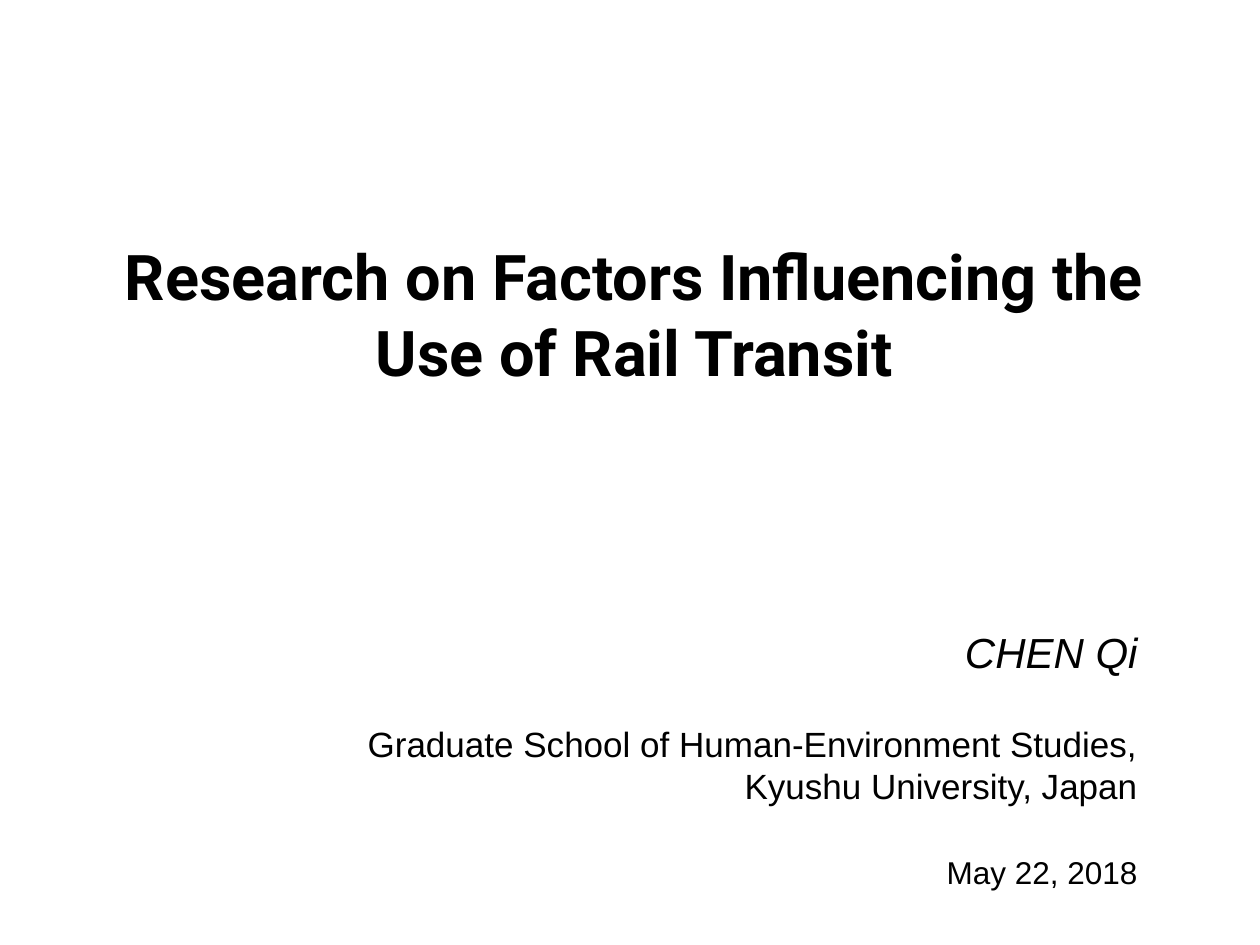
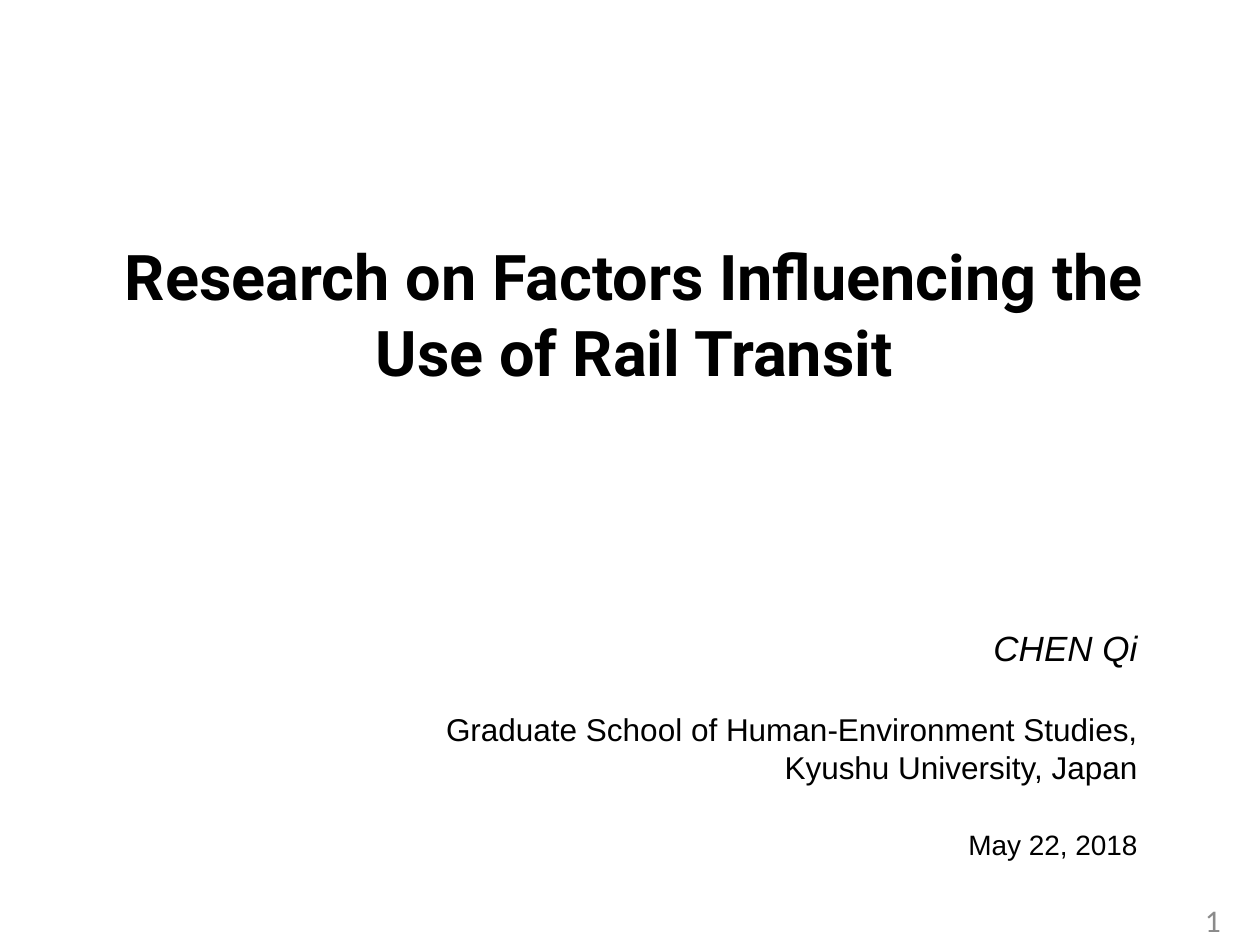
Before and after one commit to 7bder/Thesis, a slide deck: slide 1 of presentation/dissertation.pptx. Drawn at 1260x945 pixels with LibreOffice and Linux fonts; fonts in the diff are those of the drawing. Boxes give left, top, right and bottom in pixels: in the first picture for what was removed or moved away, otherwise in the second. Text is boxed around its words. In the diff, an @@ line names an element or a change of style, - is before the commit and + after.

```diff
--- a/presentation/dissertation.pptx
+++ b/presentation/dissertation.pptx
@@ text "CHEN Qi" at (446,635,1138,860): size 24 to 20 pt in "CHEN Qi"; size 20 to 18 pt in "Graduate School of Human-Environment Studies,", "Kyushu University, Japan"; size 18 to 16 pt in "May 22, 2018" @@
@@ page number added at (1205,912,1221,932), 18 pt, text #8C8C8C @@
+1
```
Also in this commit, not shown: 2 other slides changed, 78 slides added, 42 other files.
